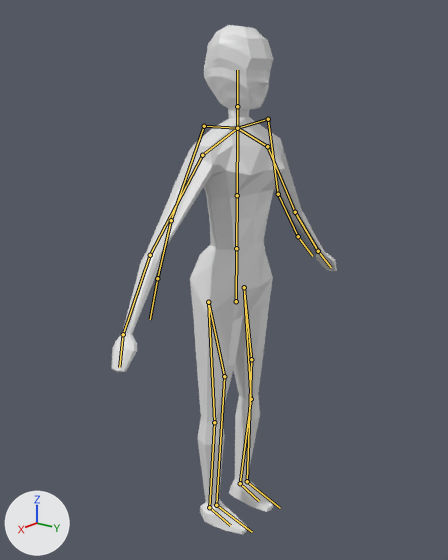
One commit to the Blender file Assets/Models/blend/charakter.blend: the scene before it, then after it.
Before and after are seen from a camera (50 mm lens) standing at (1.772, 1.356, 1.719) and looking at (-0.028, -0.083, 0.996). Arrows for +X, +Y and +Z are at lower left; the lights stay in place. The bones that bend it are drawn over the model as lines.

The first picture shows 'charaket_mesh'.
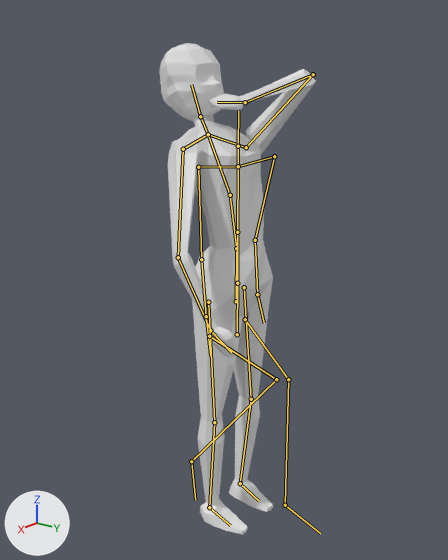
The newer file adds an action. The first version stands in its rest pose; the second is drawn at frame 22 of the action 'drink_start'.

What the commit changed:
Bone 'lower_spine' (bone_lower_spine) turns from (0, 0, 0) to (-9, 0, -1) degrees about its own x, y and z.
Bone 'upper_spine' (bone_upper_spine) turns from (0, 0, 0) to (-18, 0, -1) degrees about its own x, y and z.
Bone 'neck' (bone_neck) moves from (0.0, 0.0, 0.0) to (0.0, 0.0, -0.005).
Bone 'neck' (bone_neck) turns from (0, 0, 0) to (-3, 0, 0) degrees about its own x, y and z.
Bone 'head' (bone_head) turns from (0, 0, 0) to (10, -3, 3) degrees about its own x, y and z.
Bone 'shoulder.l' (bone_shoulder_l) turns from (0, 0, 0) to (0, 0, 5) degrees about its own x, y and z.
Bone 'upper_arm.l' (bone_upper_arm_l) moves from (0.0, 0.0, 0.0) to (0.0, -0.001, 0.005).
Bone 'upper_arm.l' (bone_upper_arm_l) turns from (0, 0, 0) to (109, 2, -48) degrees about its own x, y and z.
Bone 'lower_arm.l' (bone_lower_arm_l) turns from (0, 0, 0) to (20, -3, -141) degrees about its own x, y and z.
Bone 'hand.l' (bone_hand_l) turns from (0, 0, 0) to (-10, 31, 33) degrees about its own x, y and z.
Bone 'shoulder.r' (bone_shoulder_r) turns from (0, 0, 0) to (-8, -3, 5) degrees about its own x, y and z.
Bone 'upper_arm.r' (bone_upper_arm_r) turns from (0, 0, 0) to (11, -5, -22) degrees about its own x, y and z.
Bone 'lower_arm.r' (bone_lower_arm_r) turns from (0, 0, 0) to (-6, 2, -29) degrees about its own x, y and z.
Bone 'hand.r' (bone_hand_r) turns from (0, 0, 0) to (0, 4, -9) degrees about its own x, y and z.

Pixel boxes [x1, y1, x2, y2] of what changed, in the pictures (448 x 560 px):
'charaket_mesh', posed (30% narrower): before [111, 25, 337, 534]; after [159, 43, 316, 534]
bone 'lower_spine', root to tip: before (236, 248) to (237, 195); after (236, 248) to (230, 195)
bone 'upper_spine', root to tip: before (237, 195) to (237, 128); after (230, 195) to (208, 134)
bone 'neck', root to tip: before (237, 128) to (237, 106); after (208, 134) to (200, 116)
bone 'head', root to tip: before (237, 106) to (237, 70); after (200, 116) to (191, 84)
bone 'shoulder.l', root to tip: before (237, 128) to (267, 146); after (208, 134) to (246, 147)
bone 'upper_arm.l', root to tip: before (267, 146) to (295, 212); after (246, 147) to (313, 74)
bone 'lower_arm.l', root to tip: before (295, 212) to (318, 251); after (313, 74) to (245, 102)
bone 'hand.l', root to tip: before (318, 251) to (331, 267); after (245, 102) to (217, 102)
bone 'shoulder.r', root to tip: before (237, 128) to (202, 155); after (208, 134) to (183, 149)
bone 'upper_arm.r', root to tip: before (202, 155) to (150, 255); after (183, 149) to (178, 257)
bone 'lower_arm.r', root to tip: before (150, 255) to (123, 334); after (178, 257) to (210, 330)
bone 'hand.r', root to tip: before (123, 334) to (119, 367); after (210, 330) to (231, 352)
